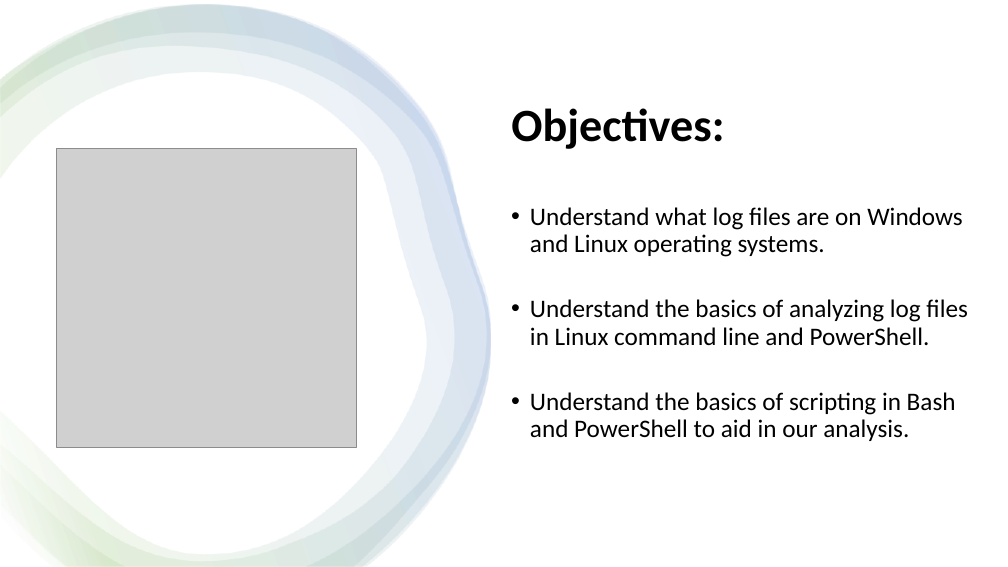
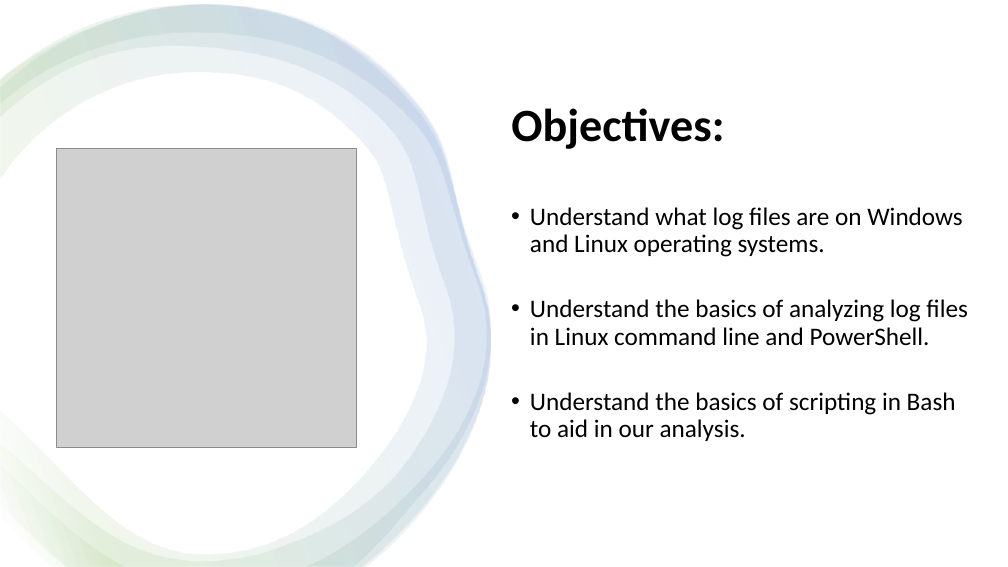
Before and after one commit to zmewshaw/cyber, a slide deck: slide 2 of presentations/Introduction to Log File Analysis.pptx. Drawn at 1008x567 pixels with LibreOffice and Linux fonts; fonts in the diff are those of the drawing; grey boxes stand for pictures. Boxes give left, top, right and bottom in pixels: in the first picture for what was removed or moved away, otherwise in the second. Text is boxed around its words. In the diff, an @@ line names an element or a change of style, - is before the commit and + after.

```diff
--- a/presentations/Introduction to Log File Analysis.pptx
+++ b/presentations/Introduction to Log File Analysis.pptx
@@ text at box(530, 392, 956, 441): text changed @@
-• Understand the basics of scripting in Bash and PowerShell to aid in our analysis.
+• Understand the basics of scripting in Bash to aid in our analysis.
```
Also in this commit, not shown: 1 other slide changed, 1 slide added.
